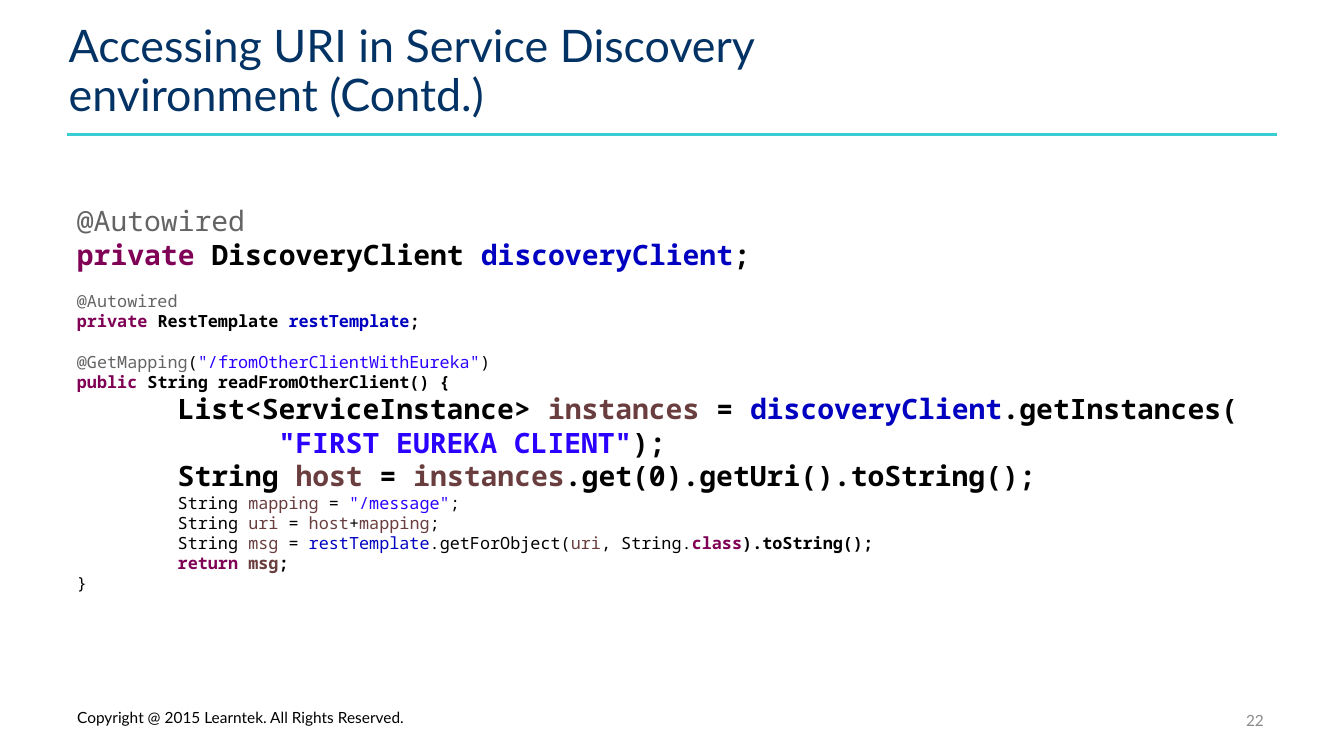
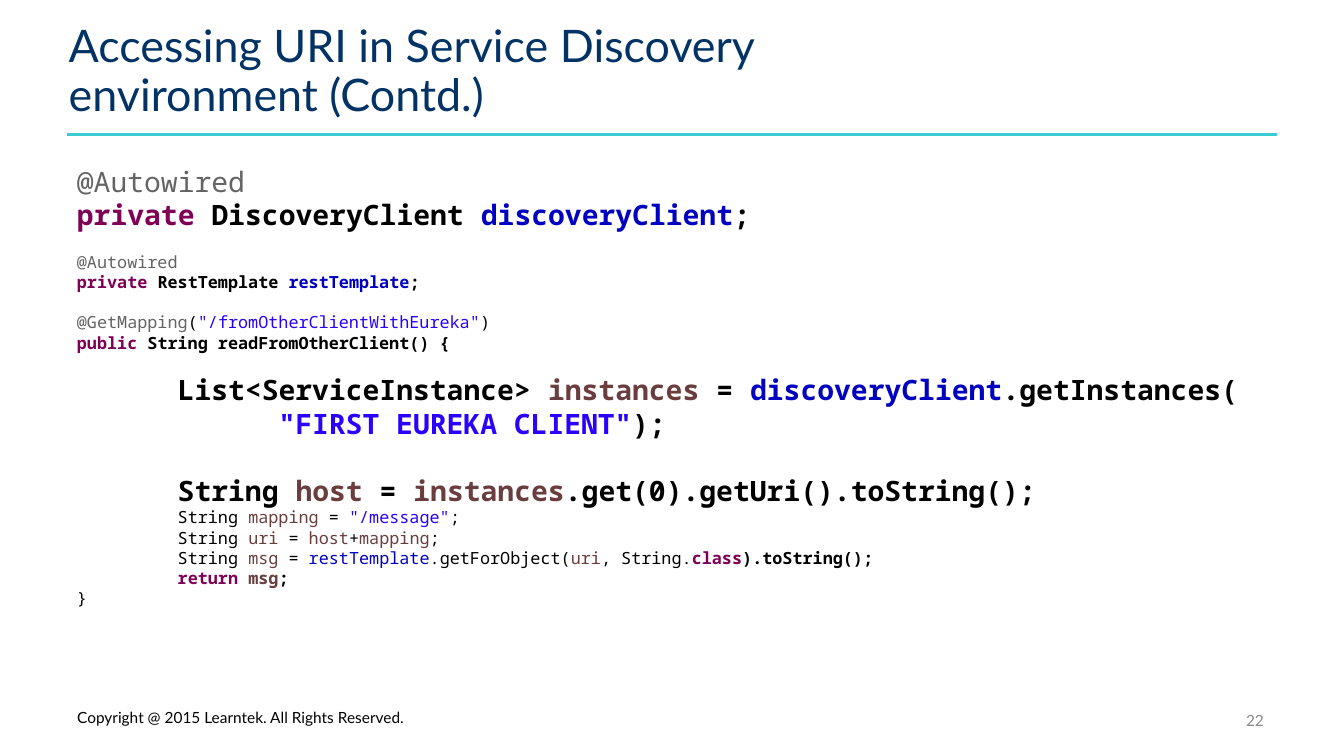
Before and after one commit to santoshkar/Microservice, a slide deck: slide 22 of Presentations/Part-6-Spring Cloud Service Discovery.pptx. Drawn at 1344x756 pixels with LibreOffice and Linux fonts; fonts in the diff are those of the drawing; background and template pictures are left out. Boxes give left, top, right and bottom in pixels: in the first picture for what was removed or moved away, otherwise in the second. Text is boxed around its words. In the diff, an @@ line names an element or a change of style, - is before the commit and + after.

Commit message:
Feign client updates

```diff
--- a/Presentations/Part-6-Spring Cloud Service Discovery.pptx
+++ b/Presentations/Part-6-Spring Cloud Service Discovery.pptx
@@ text "@Autowired" rewrapped from [77,209,1238,573] to [77,170,1238,588] @@
```
Also in this commit, not shown: 18 other files.
